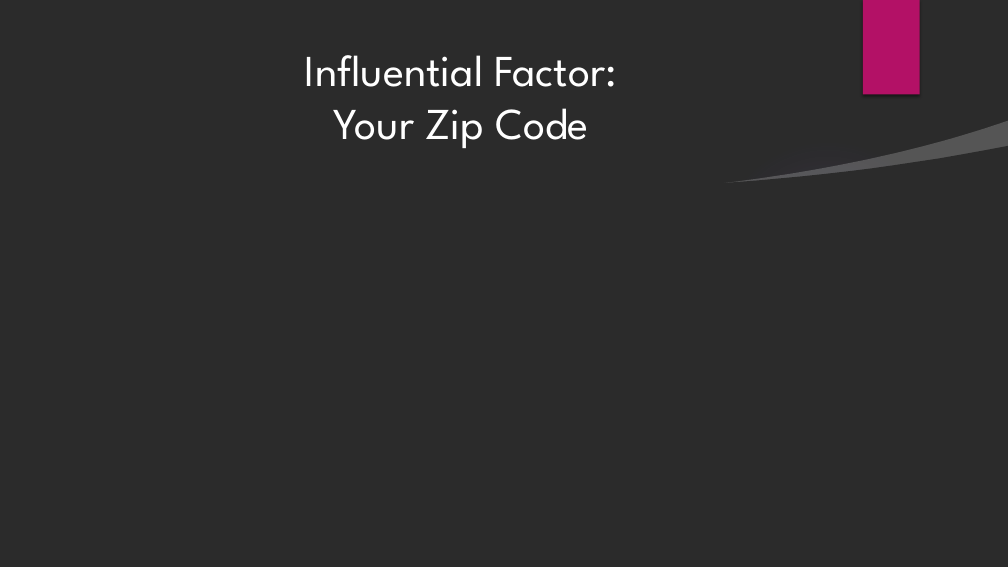
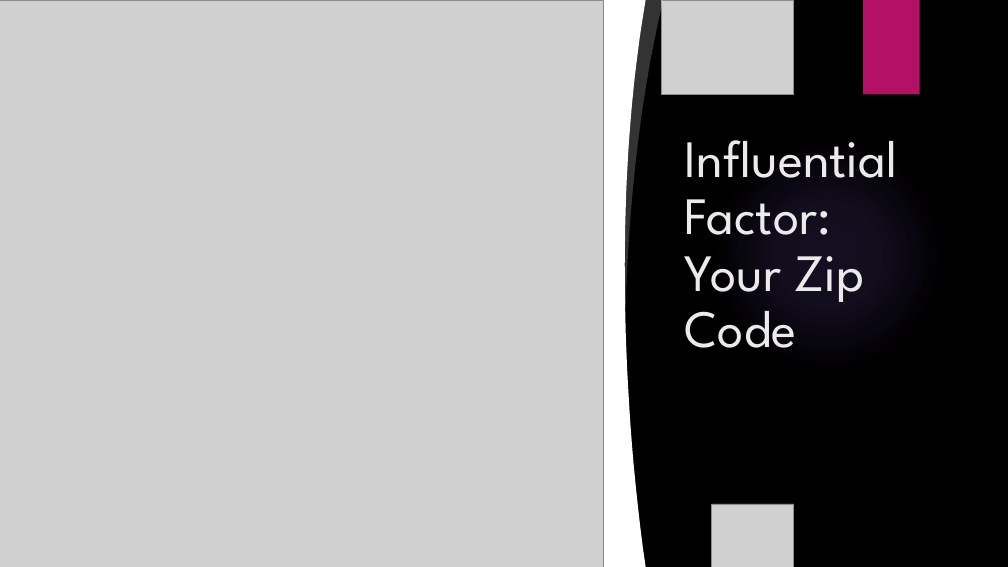
Before and after one commit to Jthomas3425/DSLabsv2, a slide deck: slide 4 of Projects/Mod 1 Final Project/presentation.pptx (slide 5 before the commit). Drawn at 1008x567 pixels with LibreOffice and Linux fonts; fonts in the diff are those of the drawing; grey boxes stand for pictures; background and template pictures are left out; a plain dark background stands for a picture behind light text. Boxes give left, top, right and bottom in pixels: in the first picture for what was removed or moved away, otherwise in the second. Text is boxed around its words. In the diff, an @@ line names an element or a change of style, - is before the commit and + after.

```diff
--- a/Projects/Mod 1 Final Project/presentation.pptx
+++ b/Projects/Mod 1 Final Project/presentation.pptx
@@ rectangle added at bbox=[0, 0, 592, 567], fill #FFFFFF @@
@@ picture added at bbox=[0, 0, 603, 567] @@
@@ freeform shape added at bbox=[535, 0, 646, 567], fill #FFFFFF @@
@@ freeform shape added at bbox=[617, 0, 663, 307], fill #FFFFFF at 20% opacity @@
@@ picture added at bbox=[662, 0, 794, 95] @@
@@ title "Influential Factor: Your Zip Code": place and size @@
-title "Influential Factor: Your Zip Code" at bbox=[305, 55, 617, 148]
+title "Influential Factor: Your Zip Code" at bbox=[685, 140, 897, 348]
@@ title "Influential Factor: Your Zip Code" at bbox=[685, 140, 897, 348]: size 42 to 50 pt, text colour #FFFFFF to #EBEBEB; alignment centre to left; line spacing 1 to 0.9; vertical alignment middle to bottom @@
@@ freeform shape removed at bbox=[0, 146, 1008, 567] @@
@@ ellipse added at bbox=[712, 138, 944, 371], fill gradient #9B6BF2 @@
@@ freeform shape removed at bbox=[721, 121, 1008, 189] @@
@@ picture added at bbox=[0, 221, 333, 567] @@
@@ picture added at bbox=[712, 504, 794, 567] @@
```
Also in this commit, not shown: 3 other slides changed, 1 slide added, 1 slide removed, 1 other file.
